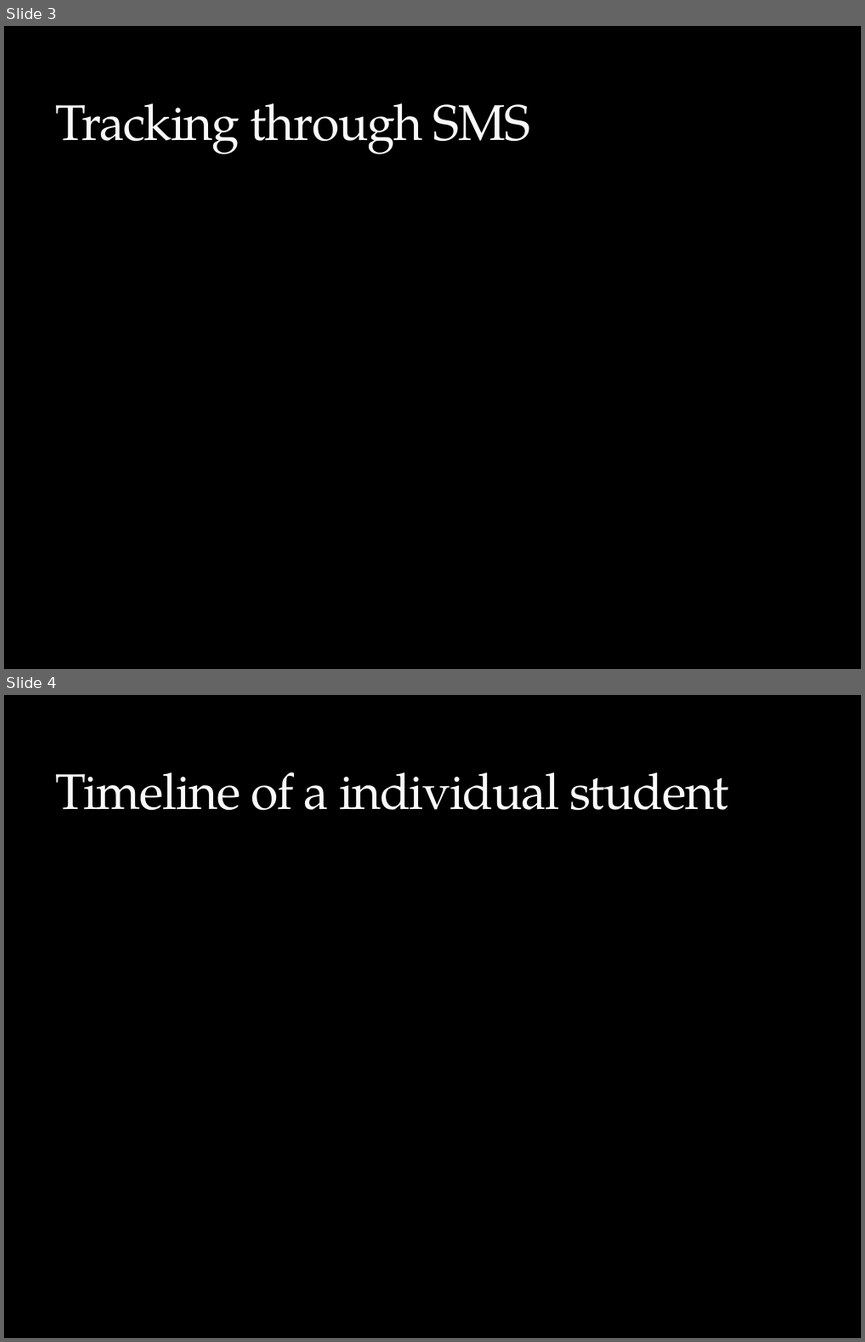
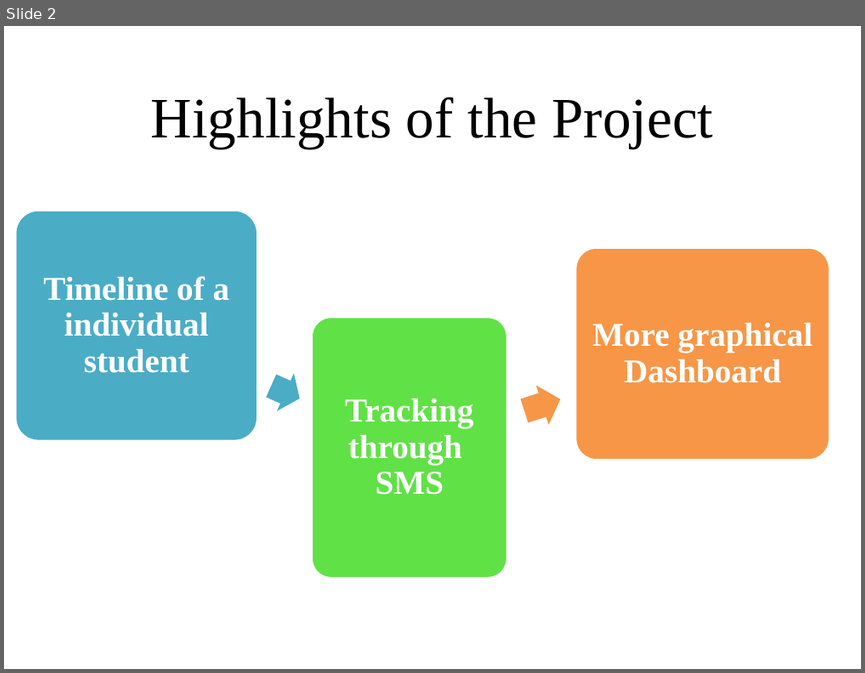
Before and after one commit to Mumbai2016/team-4, a slide deck: Team_4.pptx. Shown one above the other, each under a label of ours: slides 3 and 4 before the commit, slide 2 after it. The pictures are 865x1342 and 865x673 pixels, drawn with LibreOffice and Linux fonts; fonts in the diff are those of the drawing; background and template pictures are left out. Boxes give left, top, right and bottom in pixels: in the first picture for what was removed or moved away, otherwise in the second. Text is boxed around its words. In the diff, an @@ line names an element or a change of style, - is before the commit and + after.

```diff
--- a/Team_4.pptx
+++ b/Team_4.pptx
@@ slide 4 removed at [4,695,861,1338], background picture (left out) @@
@@ title removed at [55,772,729,810] @@
-Timeline of a individual student
@@ what was slide 3 is now slide 2 @@
@@ slide 2 changed as well @@
@@ background picture (left out) to #FFFFFF @@
@@ title "Highlights of the Project" at [151,97,713,148]: vertical alignment bottom to middle @@
@@ title at [151,97,713,148]: text changed; size 42 to 48 pt; font TeX Gyre Pagella to Times New Roman; text colour #F9F9F9 to #000000 @@
-Tracking through SMS
+Highlights of the Project
@@ group added at [15,210,830,578]: 3 rounded rectangles, 3 texts, 2 right arrows @@
+Timeline of a individual student
+Tracking through SMS
+More graphical Dashboard
```
Also in this commit, not shown: 2 other slides changed, 2 slides added, 3 other slides removed, 2 other files.
